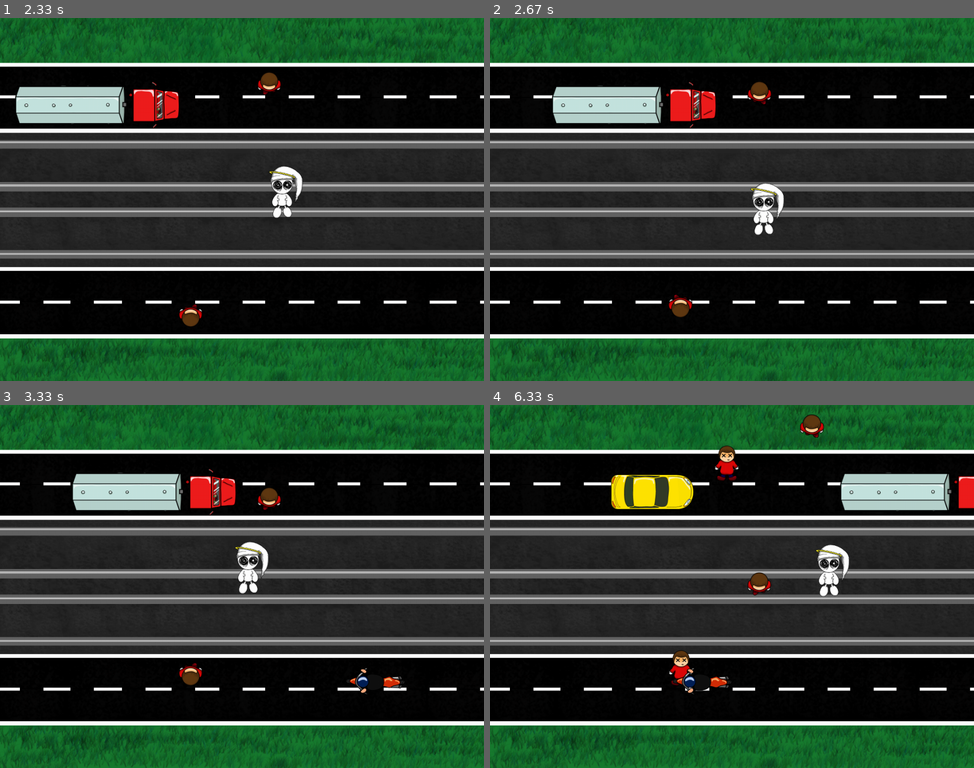
Above: before the commit, frames 1-4 (two rows, left to right).
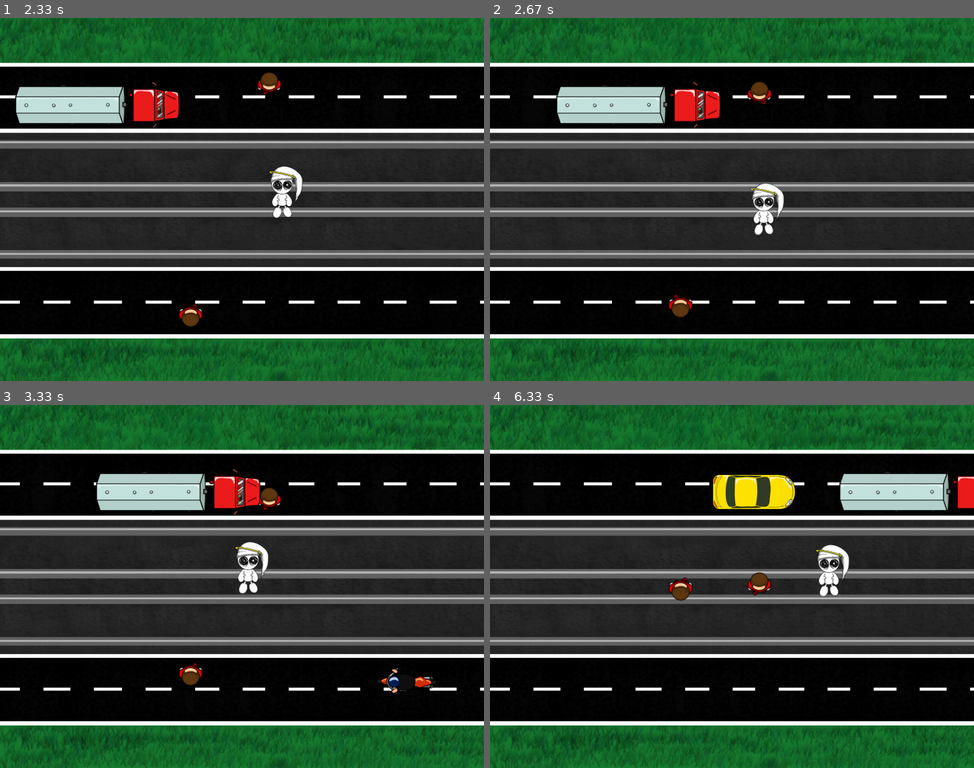
Above: after the commit, the same moments.

Repository: DanielKinsman/ghost-safety-squad-tigjamau
Game: pygame game, started from game.py
Two runs of this game, one before a commit and one after it. Both use one fixed random seed, a clock stepped at 60 frames per second and the inputs below. The source is Python 2; it was converted automatically to run under Python 3.
Inputs:
- Up to frame 1 (2.33 s): hold Right 0.33-0.8 s; hold Up 0.83-1.13 s; hold Right 1.17-1.63 s; hold Left 1.67-2.2 s; hold Down from 2.23 s (still down)
- Up to frame 2 (2.67 s): release Down at 2.53 s; hold Left from 2.57 s (still down)
- Up to frame 3 (3.33 s): release Left at 2.97 s; hold Up from 3 s (still down)
- Up to frame 4 (6.33 s): release Up at 3.37 s; hold Right 3.4-4.03 s; hold Down 4.07-4.43 s; hold Left 4.47-4.93 s; hold Right 4.97-5.43 s; hold Up 5.47-5.77 s; hold Right 5.8-6.27 s; hold Left from 6.3 s (still down)

Frame 1 is identical in both runs. In frame 2, 0.8% of the frame differs, in the area x 12-48%, y 17-31%; in frame 3, 2.3%; in frame 4, 4.5%, in the area x 25-100%, y 2-80%.

Commit message:
Different acceleration / deceleration rates based on vehicle type

Diff:
--- a/game.py
+++ b/game.py
@@ -22,7 +22,7 @@
         self.rect.center = self.vehicle.position + offset
 
 class Vehicle(pygame.sprite.DirtySprite):
-    def __init__(self, image, maxVelocity, brakesound):
+    def __init__(self, image, maxVelocity, brakesound, acceleration):
         super(Vehicle, self).__init__()
         self.image = image
         self.position = euclid.Vector2(0, 0)
@@ -32,6 +32,7 @@
         self.maxVelocity = maxVelocity
         self.braking = False
         self.brakesound = brakesound
+        self.acceleration = acceleration
 
     def update(self):
         self.position += self.velocity #need to include time elapsed here or the speed will depend on frame rate
@@ -40,7 +41,7 @@
 
     def brake(self, collisions):
         #todo set deceleration based on vehicle type
-        self.velocity.x *= 0.9
+        self.velocity.x *= 1.0 - self.acceleration
 
         #only play sounds when we first start braking
         if self.braking:
@@ -58,7 +59,7 @@
         self.brakesound.stop()
 
         #todo set acceleration based on vehicle type
-        self.velocity.x *= 1.1
+        self.velocity.x *= 1.0 + self.acceleration
 
         #if the car stops, give it a little push. This is a bit hackish, eh?
         #especially the use of Game.HEIGHT rather than screen.get_height()
@@ -195,10 +196,14 @@
     HEIGHT = 768
     SPAWN_PEOPLE_BELOW = 2
     SPAWN_CARS_BELOW = 8
-    CAR_VELOCITY = 10
+    CAR_VELOCITY = 9
+    CAR_ACCELERATION = 0.1
     TRUCK_VELOCITY = 6
-    MOTORBIKE_VELOCITY = 15
+    TRUCK_ACCELERATION = 0.05
+    MOTORBIKE_VELOCITY = 12
+    MOTORBIKE_ACCELERATION = 0.15
     TRAM_VELOCITY = 3
+    TRAM_ACCELERATION = 0.025
     CAR_SPAWN_DELAY_AVERAGE = 1500
 
     def __init__(self):
@@ -363,13 +368,13 @@
             #car or truck?
             vehicleType = random.choice(['car', 'truck', 'motorbike', 'tram'])
             if vehicleType == 'car':
-                wheels = Vehicle(self.carimage, Game.CAR_VELOCITY, self.carbrakehorn)
+                wheels = Vehicle(self.carimage, Game.CAR_VELOCITY, self.carbrakehorn, Game.CAR_ACCELERATION)
             elif vehicleType == 'truck':
-                wheels = Vehicle(self.truckimage, Game.TRUCK_VELOCITY, self.truckbrakehorn)
+                wheels = Vehicle(self.truckimage, Game.TRUCK_VELOCITY, self.truckbrakehorn, Game.TRUCK_ACCELERATION)
             elif vehicleType == 'motorbike':
-                wheels = Vehicle(self.motorbikeimage, Game.MOTORBIKE_VELOCITY, self.motorbikebrakehorn)
-            else:
-                wheels = Vehicle(self.tramimage, Game.TRAM_VELOCITY, self.trambell)
+                wheels = Vehicle(self.motorbikeimage, Game.MOTORBIKE_VELOCITY, self.motorbikebrakehorn, Game.MOTORBIKE_ACCELERATION)
+            else:
+                wheels = Vehicle(self.tramimage, Game.TRAM_VELOCITY, self.trambell, Game.TRAM_ACCELERATION)
 
             #pick a random side (left or right)
             x = random.choice([-100, self.screen.get_width() + 100])
